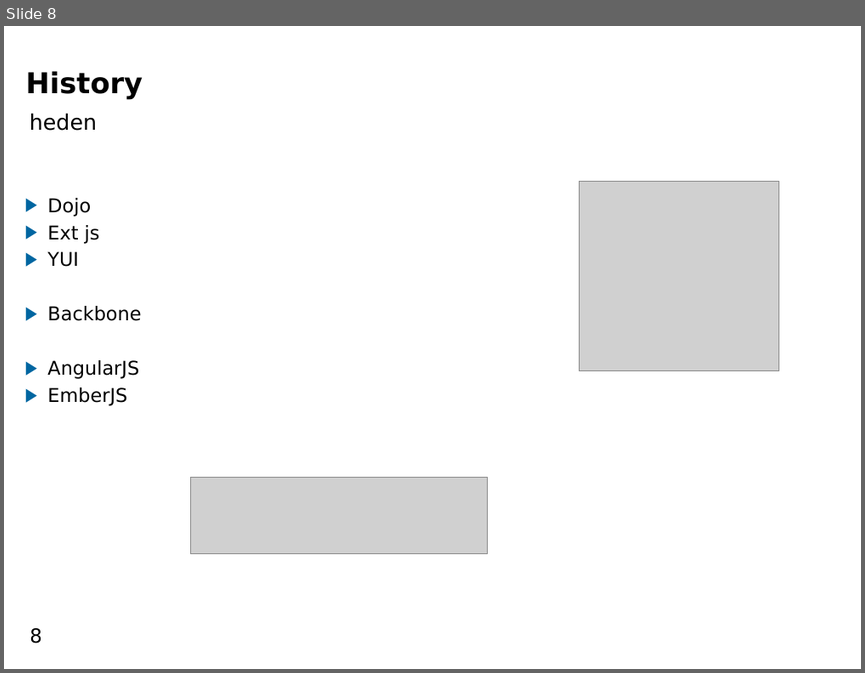
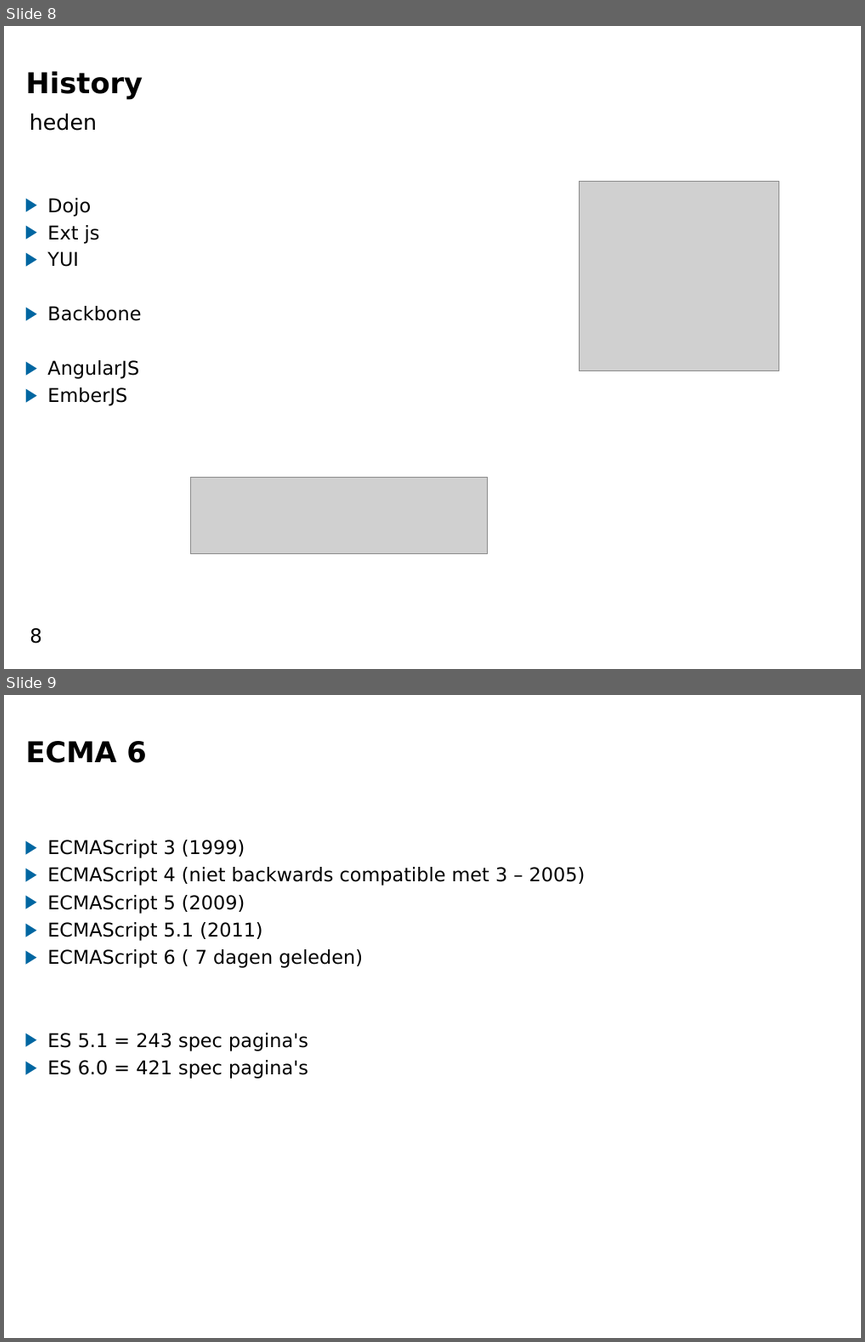
Before and after one commit to pawjanssen/javascript_training, a slide deck: opdrachten/Presentaties/intro_dag_1.odp. Shown one above the other, each under a label of ours: slide 8 before the commit, slides 8 and 9 after it. The pictures are 865x673 and 865x1342 pixels, drawn with LibreOffice and Linux fonts; fonts in the diff are those of the drawing; grey boxes stand for pictures; background and template pictures are left out. Boxes give left, top, right and bottom in pixels: in the first picture for what was removed or moved away, otherwise in the second. Text is boxed around its words. In the diff, an @@ line names an element or a change of style, - is before the commit and + after.

```diff
--- a/opdrachten/Presentaties/intro_dag_1.odp
+++ b/opdrachten/Presentaties/intro_dag_1.odp
@@ slide 9 added at bbox=[4, 695, 861, 1338], background picture (left out) @@
@@ title added at bbox=[26, 741, 146, 763], 26.5 pt, text #000000, bold @@
+ECMA 6
@@ text added at bbox=[47, 839, 585, 1078], 17.6 pt, text #000000 @@
+▶ ECMAScript 3 (1999)
+▶ ECMAScript 4 (niet backwards compatible met 3 – 2005)
+▶ ECMAScript 5 (2009)
+▶ ECMAScript 5.1 (2011)
+▶ ECMAScript 6 ( 7 dagen geleden)
+▶ ES 5.1 = 243 spec pagina's
+▶ ES 6.0 = 421 spec pagina's
```
Also in this commit, not shown: 1 slide changed, 1 other slide added, 1 other file.
